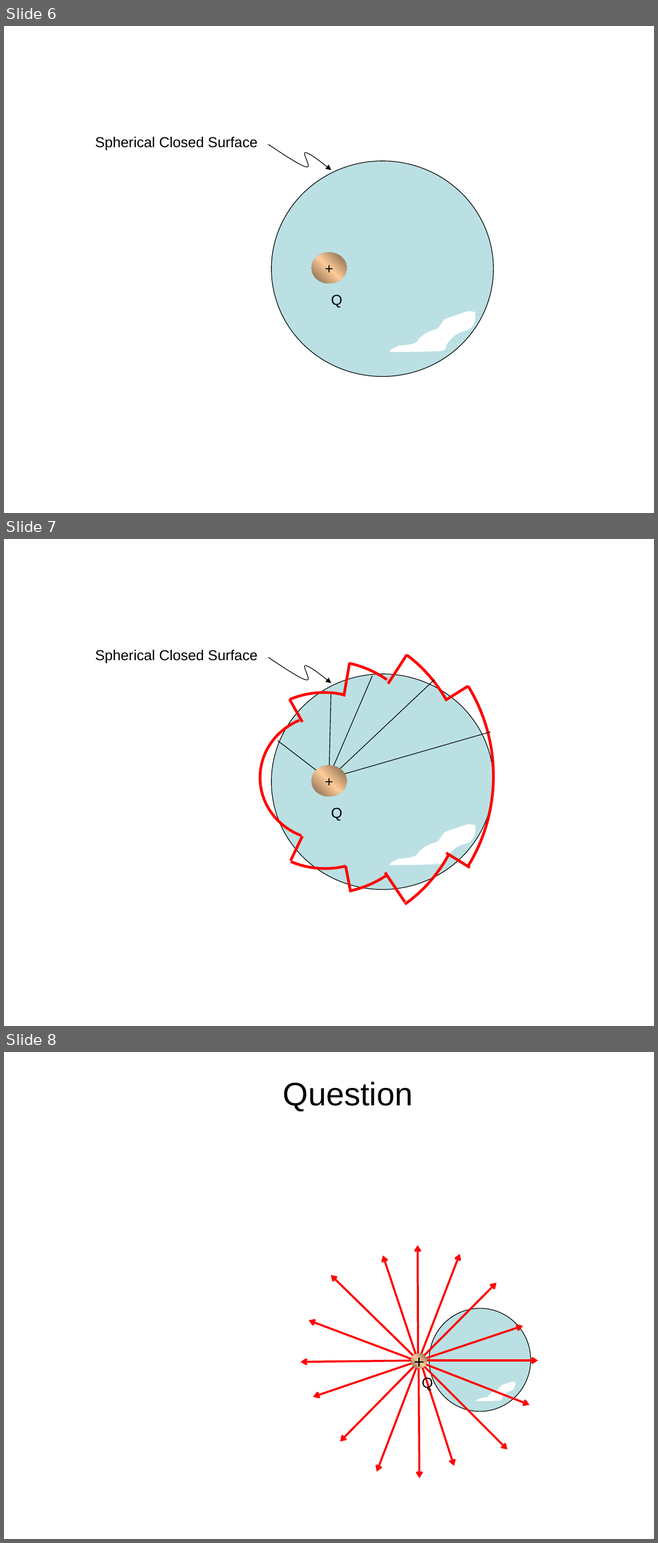
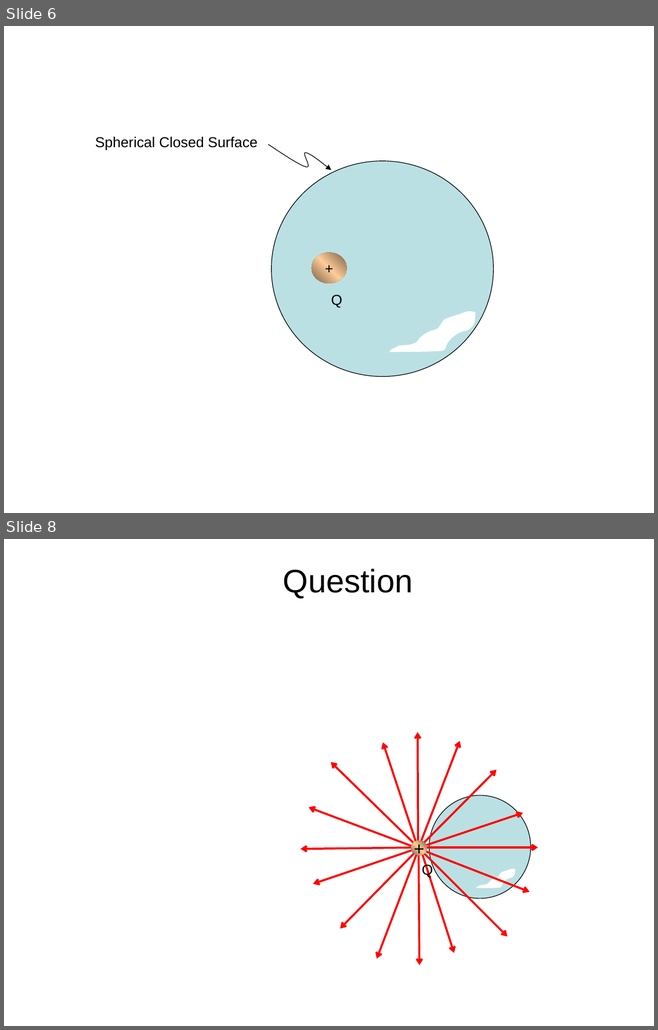
Before and after one commit to rtlines/PH223-Engineering-Physics, a slide deck: Slides/PH223_Lecture_08.pptx. Shown one above the other, each under a label of ours: slides 6, 7 and 8 before the commit, slides 6 and 8 after it; the slides between them are not shown. The pictures are 658x1543 and 658x1030 pixels, drawn with LibreOffice and Linux fonts; fonts in the diff are those of the drawing; grey boxes stand for pictures. Boxes give left, top, right and bottom in pixels: in the first picture for what was removed or moved away, otherwise in the second. Text is boxed around its words. In the diff, an @@ line names an element or a change of style, - is before the commit and + after.

```diff
--- a/Slides/PH223_Lecture_08.pptx
+++ b/Slides/PH223_Lecture_08.pptx
@@ slide 7 removed at bbox=[4, 539, 654, 1026], background #FFFFFF @@
@@ arc (boxed as its full ellipse) removed at bbox=[166, 608, 493, 944] @@
@@ arc (boxed as its full ellipse) removed at bbox=[189, 629, 466, 929] @@
@@ arc (boxed as its full ellipse) removed at bbox=[190, 629, 467, 929] @@
@@ text removed at bbox=[95, 650, 257, 663] @@
-Spherical Closed Surface
@@ freeform shape removed at bbox=[268, 657, 331, 683] @@
@@ line removed from (388, 684) to (407, 655) @@
@@ arc (boxed as its full ellipse) removed at bbox=[219, 661, 436, 892] @@
@@ arc (boxed as its full ellipse) removed at bbox=[220, 662, 437, 893] @@
@@ ellipse removed at bbox=[271, 674, 493, 890] @@
@@ line removed from (328, 779) to (372, 676) @@
@@ line removed from (344, 696) to (350, 663) @@
@@ arc (boxed as its full ellipse) removed at bbox=[237, 692, 412, 868] @@
@@ arc (boxed as its full ellipse) removed at bbox=[237, 694, 412, 869] @@
@@ line removed from (328, 780) to (434, 680) @@
@@ line removed from (329, 777) to (331, 694) @@
@@ line removed from (445, 700) to (468, 686) @@
@@ line removed from (302, 722) to (289, 700) @@
@@ arc (boxed as its full ellipse) removed at bbox=[260, 715, 391, 840] @@
@@ line removed from (329, 780) to (278, 741) @@
@@ line removed from (330, 778) to (490, 732) @@
@@ ellipse removed at bbox=[311, 766, 346, 797] @@
-+
@@ text removed at bbox=[331, 808, 342, 821] @@
-Q
@@ freeform shape removed at bbox=[389, 824, 475, 865] @@
@@ line removed from (291, 860) to (302, 837) @@
@@ line removed from (350, 892) to (346, 866) @@
@@ line removed from (446, 853) to (470, 868) @@
@@ line removed from (384, 873) to (405, 902) @@
```
Also in this commit, not shown: 2 slides changed, 3 slides added, 1 other slide removed, 22 other files.
